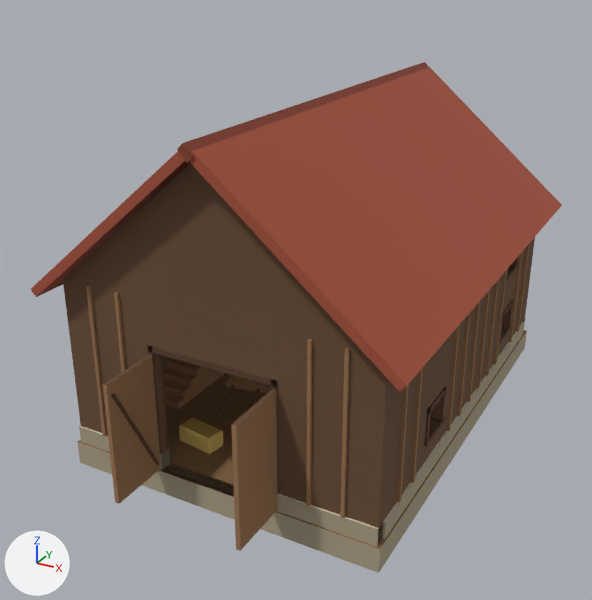
One commit to the glTF model apps/client/public/models/props/barn.glb: the scene before it, then after it.
One viewpoint serves both versions: a 50 mm camera at (10.16, -20.74, 12.98) aimed at (-0.44, -1.47, 3.34). The lights are fixed; the arrows at lower left show +X, +Y and +Z. The older version comes first. Objects named as collision shapes, trigger or cutter boxes, shadow casters or lower levels of detail are left out. Where no turn or scale is listed for an object, it has been applied to the vertices. Vertices at exactly the same position are counted once.

Before the edit, the objects in view are built like this:
```python
me_barn = bpy.data.meshes.new('barn')
me_barn.from_pydata(...)  # 1694 vertices, 2776 faces; spans x -0.67..0.67, y -1.0..1.0, z -0.64..0.64
me_barn.materials.append(mat_qwakkprops)  # picture img_props_palette
ob_lod0 = bpy.data.objects.new('LOD0', me_barn)
ob_lod0.parent = ob_barn
ob_lod0.location = (0.0, -0.6, 4.259)
ob_lod0.scale = (7.65, 7.65, 7.65)
```
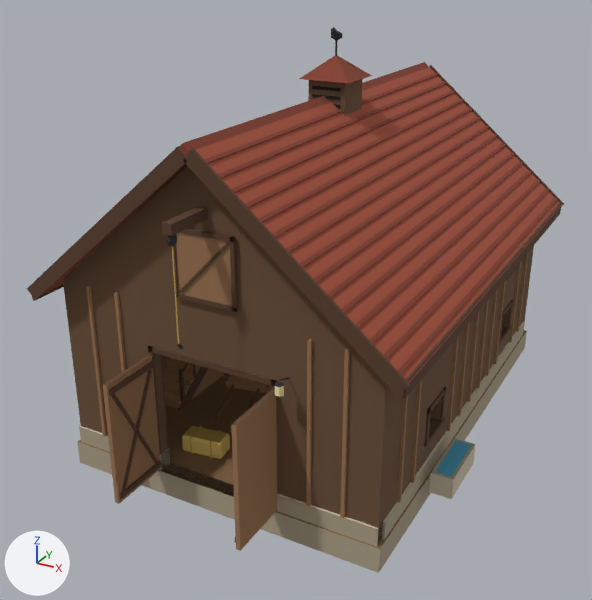
Where the newer file only moved an object's origin or applied its transform, the numbers keep the older frame.

Pixel boxes (x1, y1, x2, y2) of what changed, in the pictures (592 x 600 px; the box of a moved part takes in the faces that stretch with it):
'LOD0', reshaped, moved, rescaled (7% taller): before (31, 62, 562, 573); after (27, 27, 564, 573)
part 1 of me_barn, moved or reshaped: before (78, 330, 527, 573); after (77, 330, 527, 573)
part 2 of me_barn, moved or reshaped: before (63, 163, 535, 544); after (63, 166, 534, 544)
part 3 of me_barn, moved or reshaped: (382, 321, 525, 540) in both
part 4 of me_barn, moved or reshaped: before (506, 263, 519, 281); after (506, 264, 519, 281)
part 5 of me_barn, rebuilt: before (31, 67, 562, 392); after (45, 67, 562, 383)
part 6 of me_barn, built on: before (163, 358, 224, 409); after (27, 27, 564, 551)

The change, as a list of edits to the scene's bpy script:
```text
Change me_barn:
    used by ob_lod0; parent = ob_barn; location = (0.0, -0.6, 4.259); scale = (7.65, 7.65, 7.65)
    remove me_barn.from_pydata(...)  # 1694 vertices, 2776 faces; spans x -0.67..0.67, y -1.0..1.0, z -0.64..0.64
    add me_barn.from_pydata(...)  # 4236 vertices, 6596 faces; spans x -0.77..0.77, y -1.0..1.0, z -0.75..0.75
    me_barn part 1: the loose piece of 8 vertices spanning x -0.6..0.6, y -0.78..0.94, z -0.64..-0.54 is moved by (0.06, 0.0, -0.11)
    me_barn part 2: the loose piece of 340 vertices spanning x -0.59..0.59, y -0.78..0.93, z -0.56..0.59 is moved by (0.06, 0.0, -0.11)
    me_barn part 3: the loose piece of 8 vertices spanning x 0.55..0.6, y -0.74..0.9, z -0.56..-0.48 is moved by (0.06, 0.0, -0.11)
    me_barn part 4: the loose piece of 8 vertices spanning x 0.58..0.6, y 0.44..0.63, z -0.11..-0.1 is moved by (0.06, 0.0, -0.11)
    me_barn part 5: the loose piece of 14 vertices spanning x -0.67..0.67, y -0.84..0.99, z 0.04..0.62 is rebuilt with 14 vertices and now spans x -0.61..0.74, y -0.84..0.99, z -0.07..0.5
    me_barn part 6: 3 vertices moved within x -0.43..-0.18, y 0.13..0.87, z -0.18..-0.09; 318 vertices removed from x -0.6..0.56, y -0.74..0.94, z -0.56..0.1; 3576 vertices added at x -0.77..0.77, y -1.0..1.0, z -0.69..0.75
    other edits to the shape of me_barn do not show in these pictures
Change ob_lod0:
    ob_lod0.location: (0.0, -0.6, 4.259) -> (-0.469, -0.593, 5.123)
    ob_lod0.scale: (7.65, 7.65, 7.65) -> (7.66, 7.66, 7.66)
```
